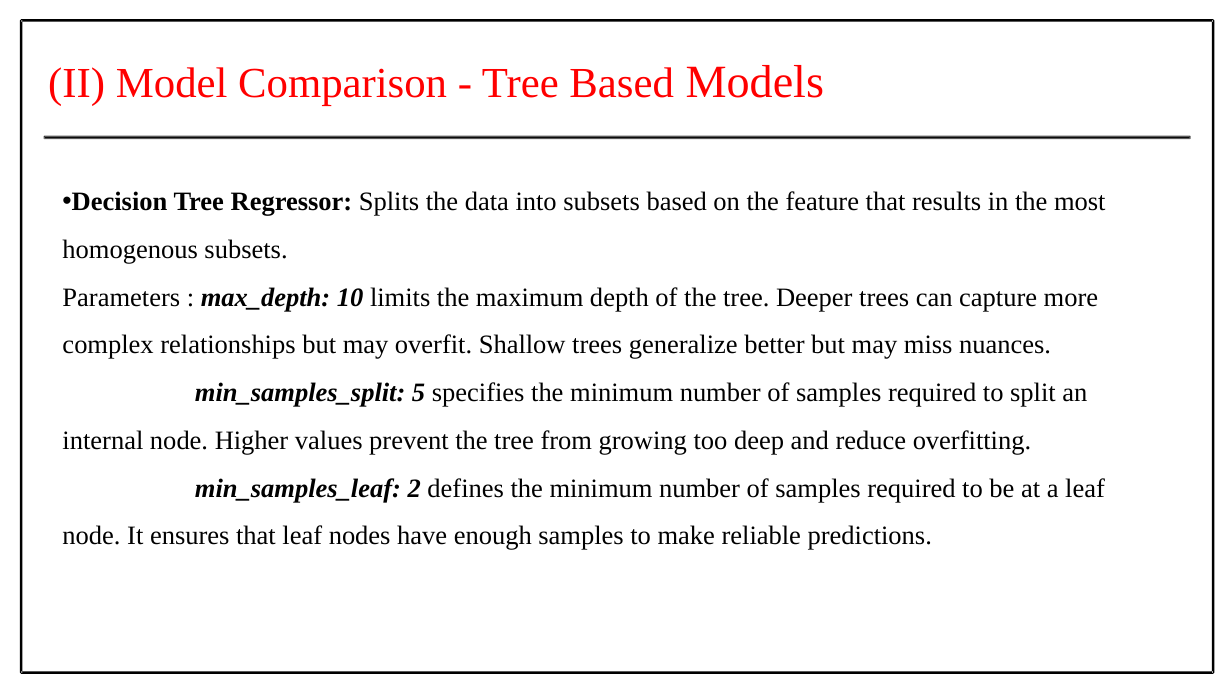
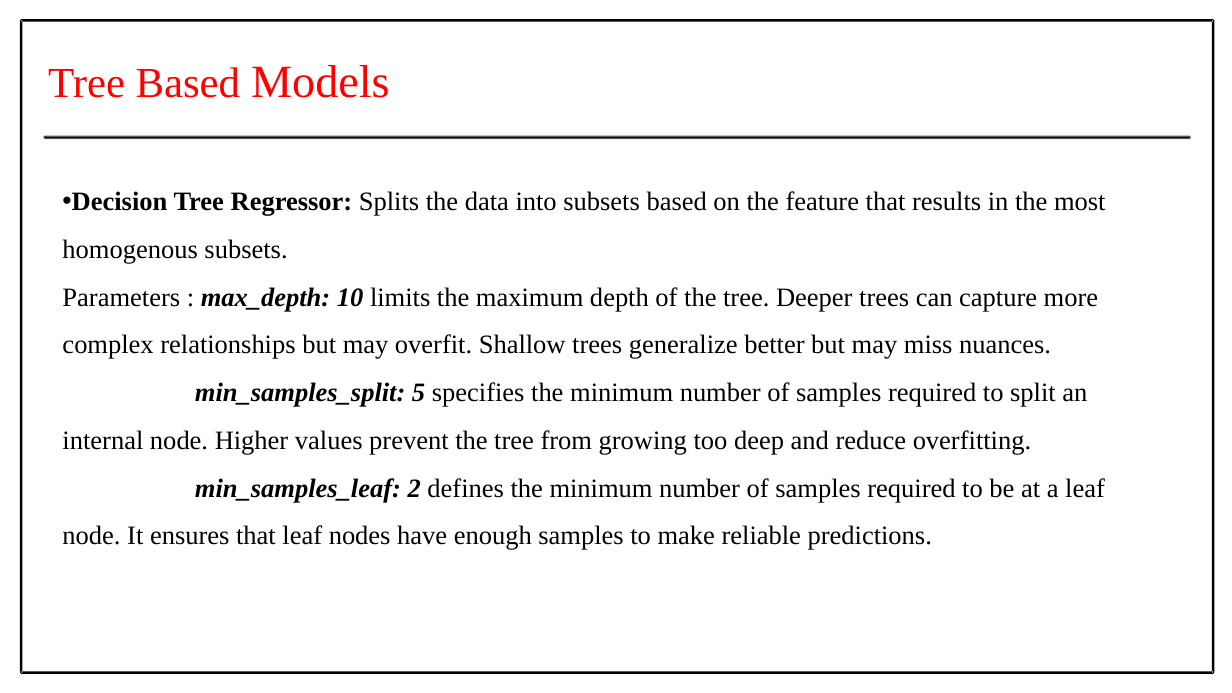
Before and after one commit to Prithiv-vijai/5g_MEC, a slide deck: slide 29 of Batch_4 IT-G2 First Review.pptx (slide 27 before the commit). Drawn at 1232x693 pixels with LibreOffice and Linux fonts; fonts in the diff are those of the drawing. Boxes give left, top, right and bottom in pixels: in the first picture for what was removed or moved away, otherwise in the second. Text is boxed around its words. In the diff, an @@ line names an element or a change of style, - is before the commit and + after.

```diff
--- a/Batch_4 IT-G2 First Review.pptx
+++ b/Batch_4 IT-G2 First Review.pptx
@@ text at [48, 65, 390, 98]: text changed @@
-(II) Model Comparison - Tree Based Models
+Tree Based Models
```
Also in this commit, not shown: 31 other slides changed, 12 slides added, 1 slide removed, 2 other files.
